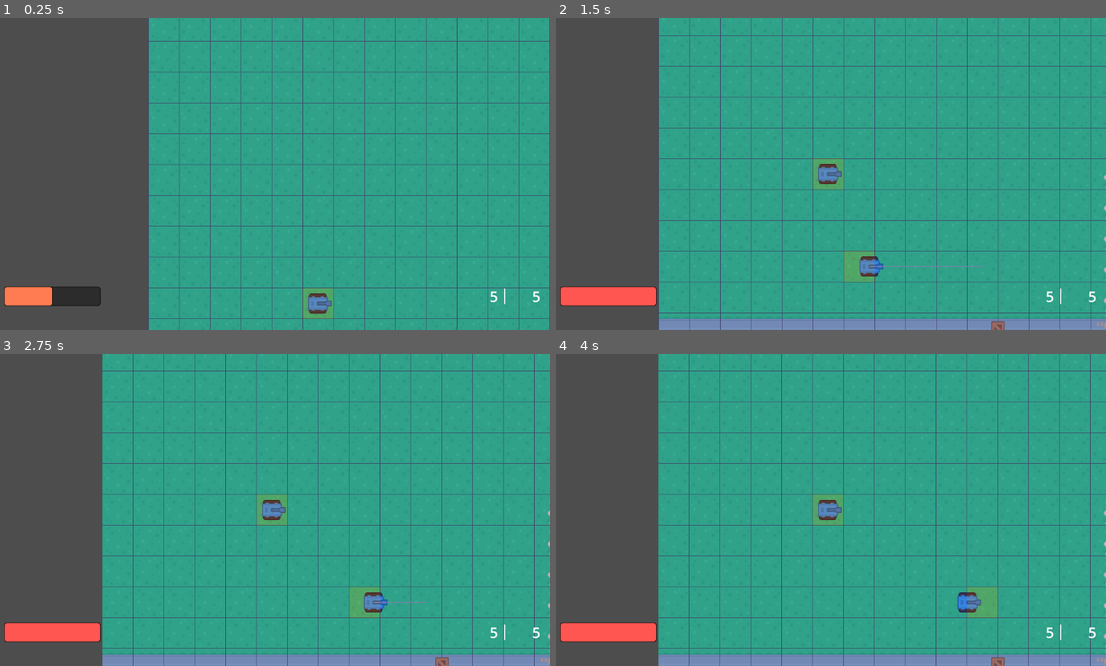
Above: before the commit, frames 1-4 (two rows, left to right).
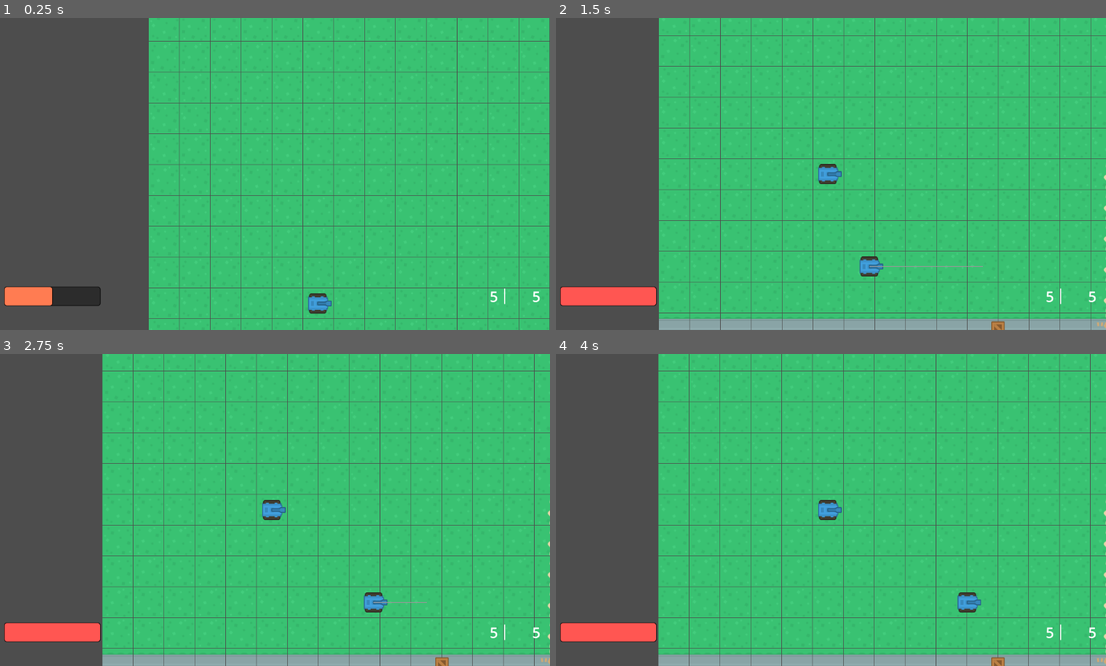
Above: after the commit, the same moments.

Repository: BrianMosbeux/Steel_Storm
Game: Godot game, scene res://scenes/main.tscn
The game is run twice, just before and just after one commit, with the same random seed, the same clock (stepped at 60 frames per second) and the same inputs.
Inputs:
- Up to frame 1 (0.25 s): no input
- Up to frame 2 (1.5 s): no input
- Up to frame 3 (2.75 s): no input
- Up to frame 4 (4 s): no input

The runs differ from the first frame. In frame 1, 73% of the frame differs, in the area x 27-100%, y 0-100%; in frame 2, 81%, in the area x 18-100%, y 0-100%; in frame 3, 81%; in frame 4, 81%.

Commit message:
Get rid of gun_direction in weapon scene and calculate bullet direction based on weapon global position and end of gun global position

Diff:
--- a/scenes/path_finding.tscn
+++ b/scenes/path_finding.tscn
@@ -4,6 +4,5 @@
 
 [node name="PathFinding" type="Node2D"]
 script = ExtResource("1_8xved")
-should_display_grid = true
 
 [node name="Grid" type="Node2D" parent="."]
--- a/scenes/weapon.tscn
+++ b/scenes/weapon.tscn
@@ -94,9 +94,6 @@
 [node name="EndOfGun" type="Marker2D" parent="."]
 position = Vector2(38, 0)
 
-[node name="GunDirection" type="Marker2D" parent="."]
-position = Vector2(46, 0)
-
 [node name="WeaponCooldown" type="Timer" parent="."]
 one_shot = true
 
--- a/scripts/weapon.gd
+++ b/scripts/weapon.gd
@@ -21,7 +21,6 @@
 
 
 @onready var end_of_gun = $EndOfGun
-@onready var gun_direction = $GunDirection
 @onready var weapon_cooldown = $WeaponCooldown
 @onready var animation_player = $AnimationPlayer
 @onready var muzzle_flash = $MuzzleFlash
@@ -38,7 +37,7 @@
 func shoot():
 	if weapon_cooldown.is_stopped() and current_ammo != 0:
 		var bullet_instance = BulletScene.instantiate()
-		var bullet_direction = (gun_direction.global_position - end_of_gun.global_position).normalized()
+		var bullet_direction = (end_of_gun.global_position - global_position).normalized()
 		GlobalSignals.bullet_fired.emit(bullet_instance, end_of_gun.global_position, bullet_direction)
 		weapon_cooldown.start()
 		animation_player.play("muzzle_flash")
